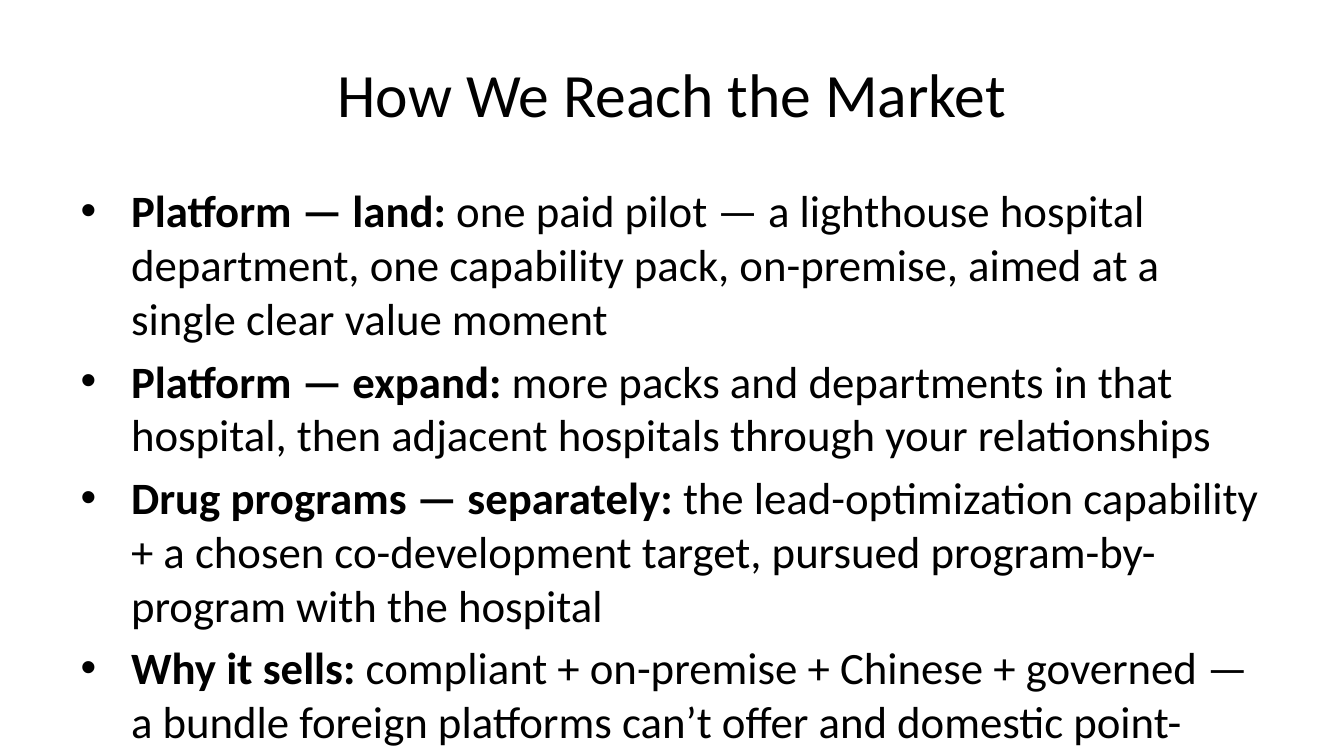
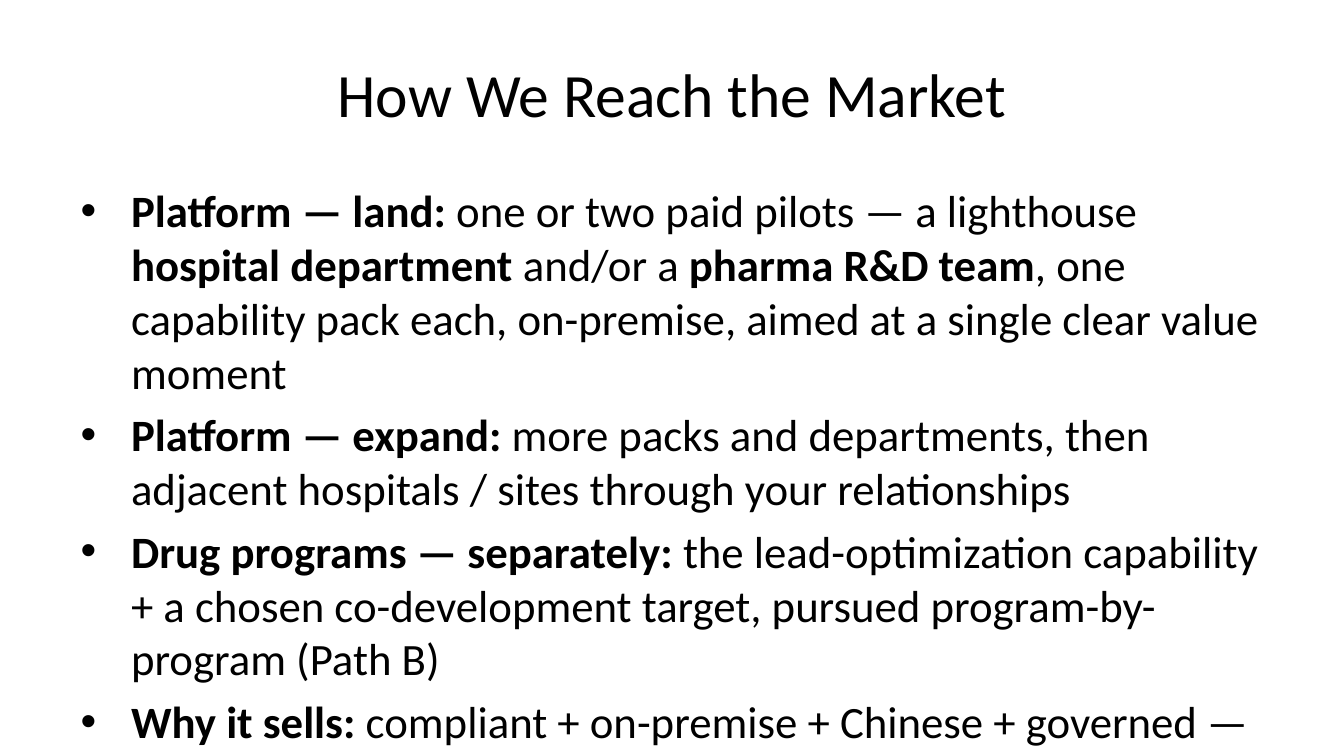
Before and after one commit to bioMate-AI/biomate-bioconductor-kb, a slide deck: slide 19 of docs/BioMate_China_Partnership_Deck_EN.pptx (slide 18 before the commit). Drawn at 1344x756 pixels with LibreOffice and Linux fonts; fonts in the diff are those of the drawing. Boxes give left, top, right and bottom in pixels: in the first picture for what was removed or moved away, otherwise in the second. Text is boxed around its words. In the diff, an @@ line names an element or a change of style, - is before the commit and + after.

```diff
--- a/docs/BioMate_China_Partnership_Deck_EN.pptx
+++ b/docs/BioMate_China_Partnership_Deck_EN.pptx
@@ text at (x1=131, y1=195, x2=1258, y2=683): text changed @@
-• Platform — land: one paid pilot — a lighthouse hospital department, one capability pack, on-premise, aimed at a single clear value moment
-• Platform — expand: more packs and departments in that hospital, then adjacent hospitals through your relationships
-• Drug programs — separately: the lead-optimization capability + a chosen co-development target, pursued program-by-program with the hospital
+• Platform — land: one or two paid pilots — a lighthouse hospital department and/or a pharma R&D team, one capability pack each, on-premise, aimed at a single clear value moment
+• Platform — expand: more packs and departments, then adjacent hospitals / sites through your relationships
+• Drug programs — separately: the lead-optimization capability + a chosen co-development target, pursued program-by-program (Path B)
```
Also in this commit, not shown: 4 other slides changed, 2 slides added, 2 other files.
